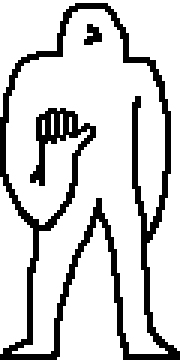
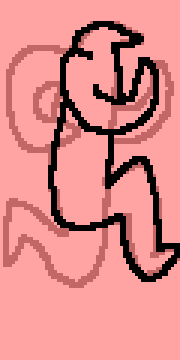
Layer changes from the first w=180, h=360 image to the second:
hid "Calque 28" over [left=0, top=3, right=180, bottom=360]
added group "Groupe 2" with 3 layers above "marche" over [left=0, top=0, right=180, bottom=360]
added layer "Calque 30" in group "Groupe 2" over [left=48, top=21, right=180, bottom=282]
added layer "Fond 1" (76%) in group "Groupe 2" over [left=0, top=0, right=180, bottom=360]
added layer "Calque 29" in group "Groupe 2" over [left=3, top=21, right=180, bottom=288]
hid group "Groupe 1" (6 layers) over [left=33, top=81, right=99, bottom=171]
hid "Arrière-plan" over [left=0, top=0, right=180, bottom=360]
